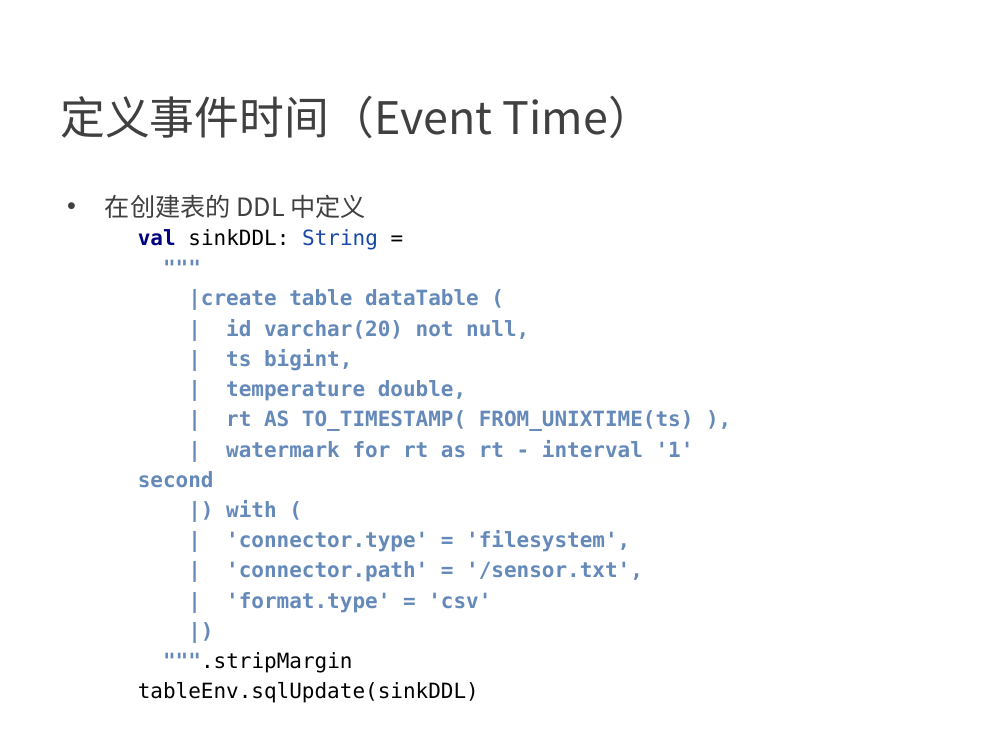
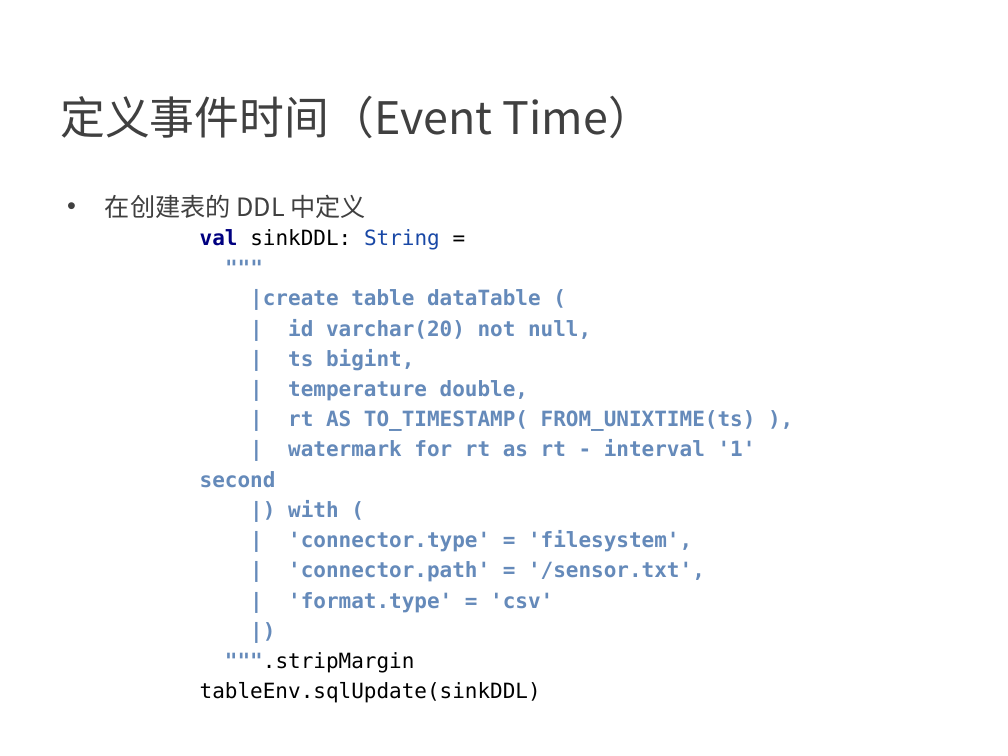
Before and after one commit to confucianzuoyuan/flink-tutorial, a slide deck: slide 37 of slides/9_Table API 和 Flink SQL.pptx. Drawn at 1008x756 pixels with LibreOffice and Linux fonts; fonts in the diff are those of the drawing; background and template pictures are left out. Boxes give left, top, right and bottom in pixels: in the first picture for what was removed or moved away, otherwise in the second. Text is boxed around its words. In the diff, an @@ line names an element or a change of style, - is before the commit and + after.

```diff
--- a/slides/9_Table API 和 Flink SQL.pptx
+++ b/slides/9_Table API 和 Flink SQL.pptx
@@ text "val sinkDDL: String = """ ...": place and size @@
-text "val sinkDDL: String = """ ..." at box(138, 229, 694, 703)
+text "val sinkDDL: String = """ ..." at box(200, 229, 756, 703)
```
Also in this commit, not shown: 11 other slides changed, 1 other file.
